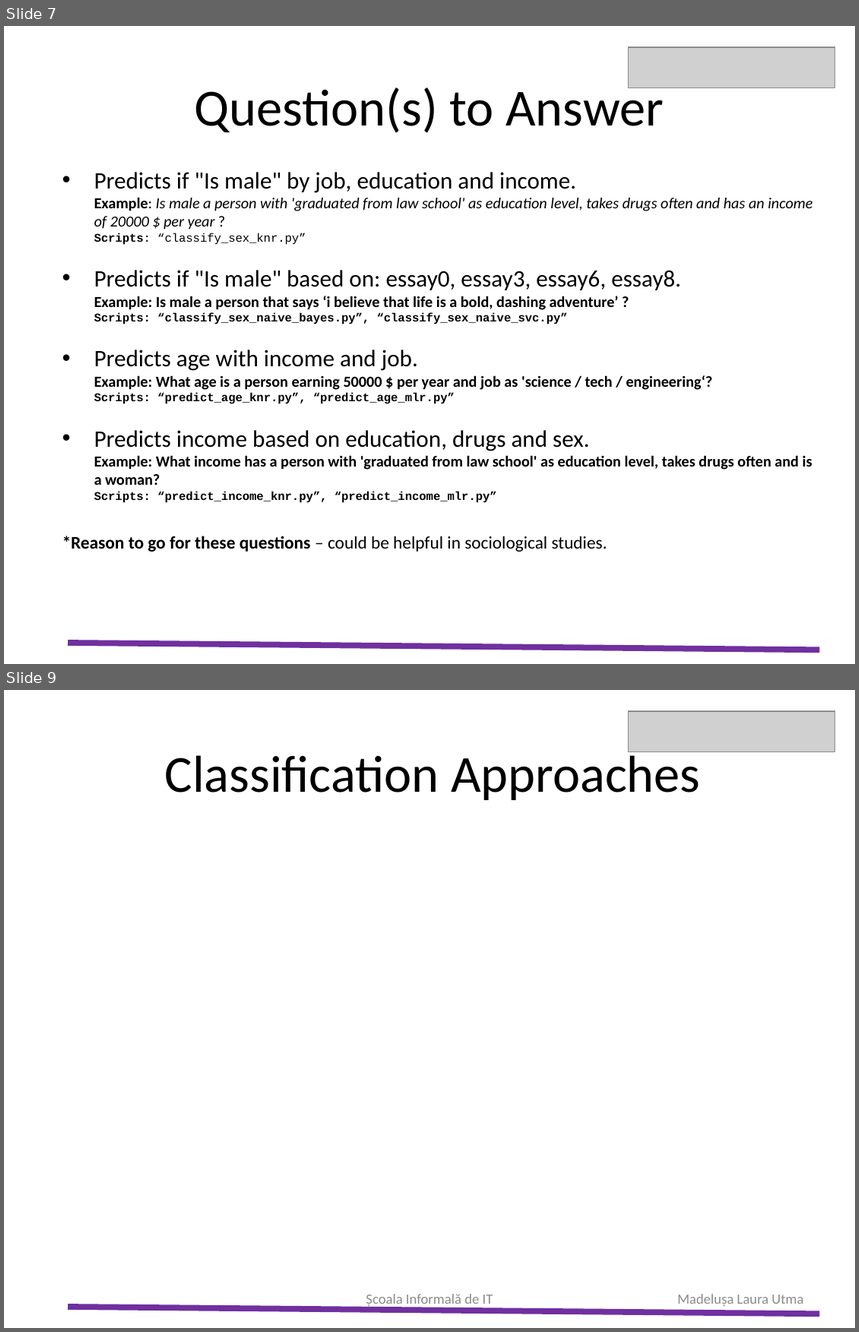
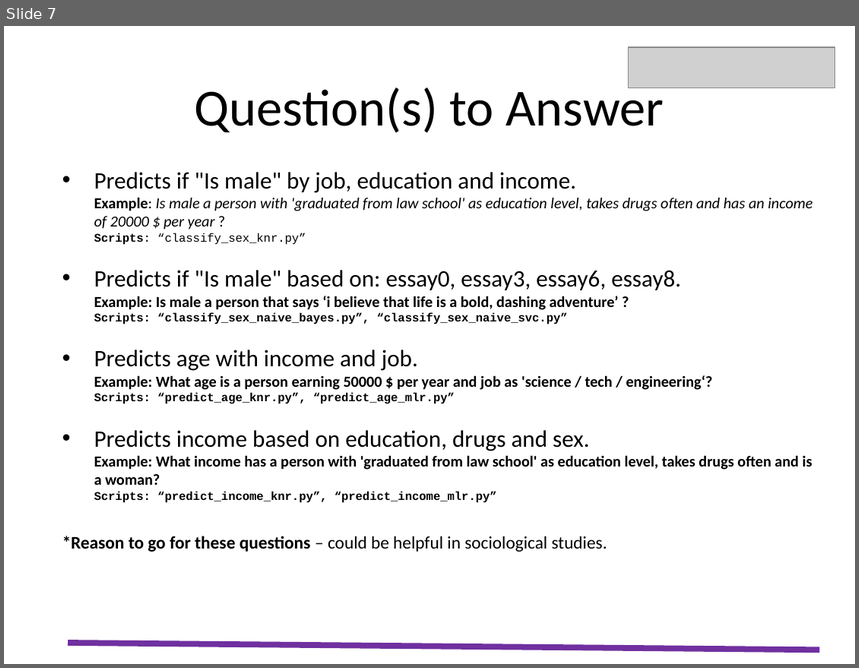
Before and after one commit to eu2004/codecademy_capstone, a slide deck: capstone_starter/resources/Presentation_Emilian_Utma.pptx. Shown one above the other, each under a label of ours: slides 7 and 9 before the commit, slide 7 after it; the slides between them are not shown. The pictures are 859x1332 and 859x668 pixels, drawn with LibreOffice and Linux fonts; fonts in the diff are those of the drawing; grey boxes stand for pictures. Boxes give left, top, right and bottom in pixels: in the first picture for what was removed or moved away, otherwise in the second. Text is boxed around its words. In the diff, an @@ line names an element or a change of style, - is before the commit and + after.

```diff
--- a/capstone_starter/resources/Presentation_Emilian_Utma.pptx
+++ b/capstone_starter/resources/Presentation_Emilian_Utma.pptx
@@ slide 9 removed at bbox=[4, 690, 855, 1328], background #FFFFFF @@
@@ picture removed at bbox=[628, 711, 835, 752] @@
@@ title removed at bbox=[165, 749, 701, 800] @@
-Classification Approaches
@@ text removed at bbox=[366, 1294, 493, 1309] @@
-Școala Informală de IT
@@ text removed at bbox=[677, 1294, 804, 1307] @@
-Madelușa Laura Utma
@@ line removed from (68, 1307) to (819, 1314) @@
```
Also in this commit, not shown: 2 slides changed, 7 slides added, 1 other slide removed.
